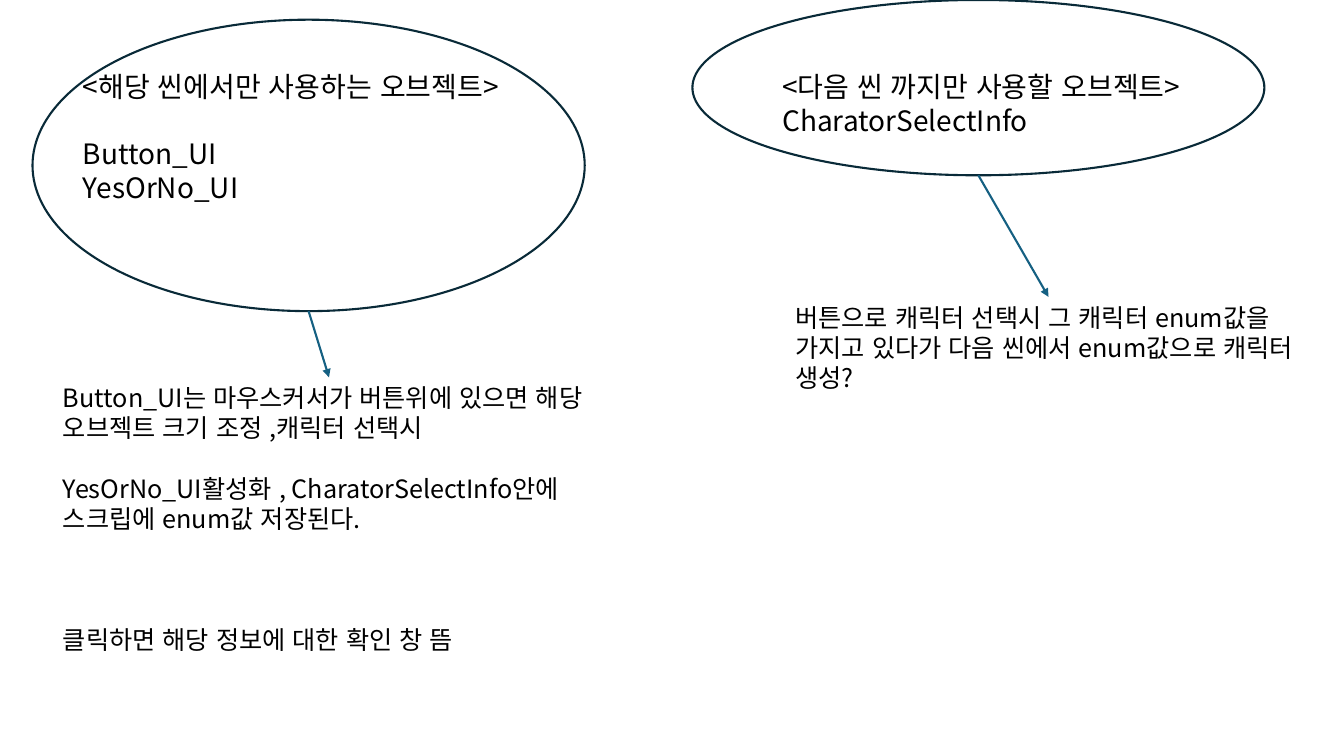
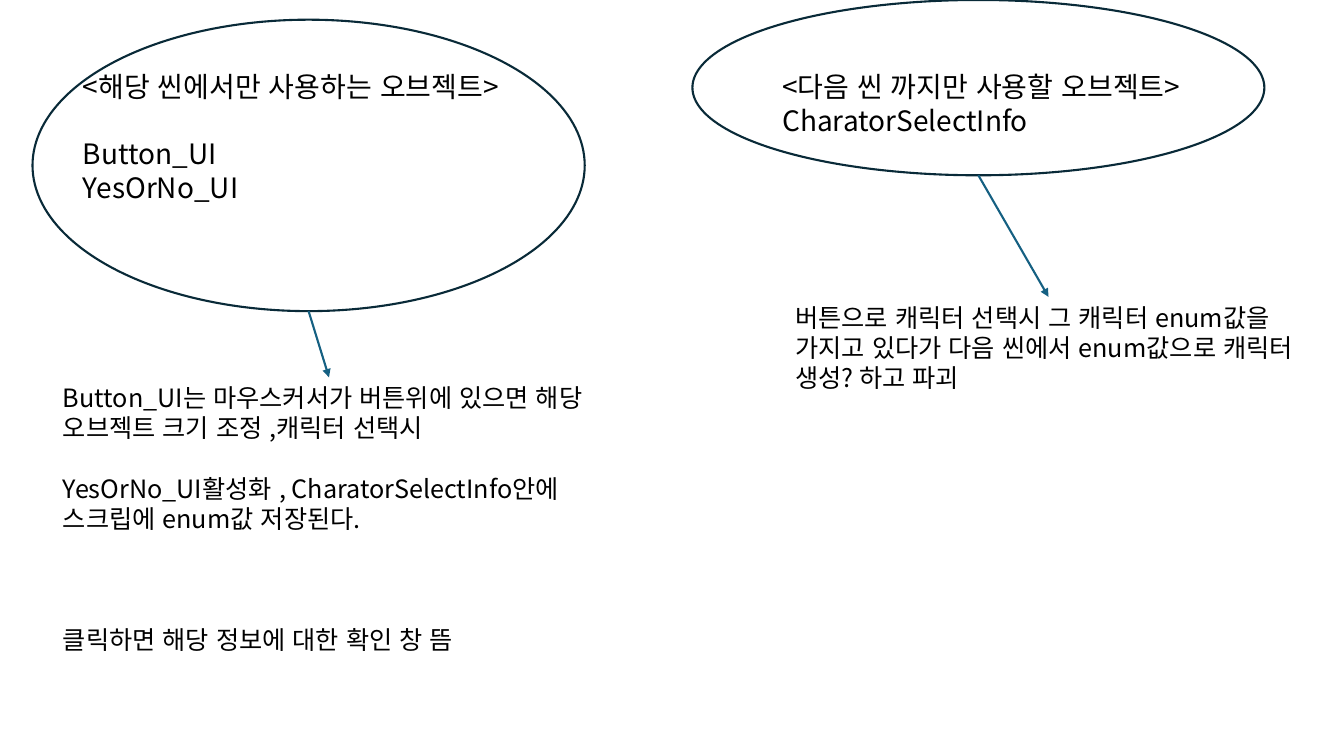
Before and after one commit to SadSmileXD/Team_project, a slide deck: slide 6 of 작업.pptx. Drawn at 1344x756 pixels with LibreOffice and Linux fonts; fonts in the diff are those of the drawing. Boxes give left, top, right and bottom in pixels: in the first picture for what was removed or moved away, otherwise in the second. Text is boxed around its words. In the diff, an @@ line names an element or a change of style, - is before the commit and + after.

```diff
--- a/작업.pptx
+++ b/작업.pptx
@@ text at <box>795,306,1293,389</box>: text changed @@
-버튼으로 캐릭터 선택시 그 캐릭터 enum값을 가지고 있다가 다음 씬에서 enum값으로 캐릭터 생성?
+버튼으로 캐릭터 선택시 그 캐릭터 enum값을 가지고 있다가 다음 씬에서 enum값으로 캐릭터 생성? 하고 파괴
```
Also in this commit, not shown: 2 other slides changed, 21 other files.
